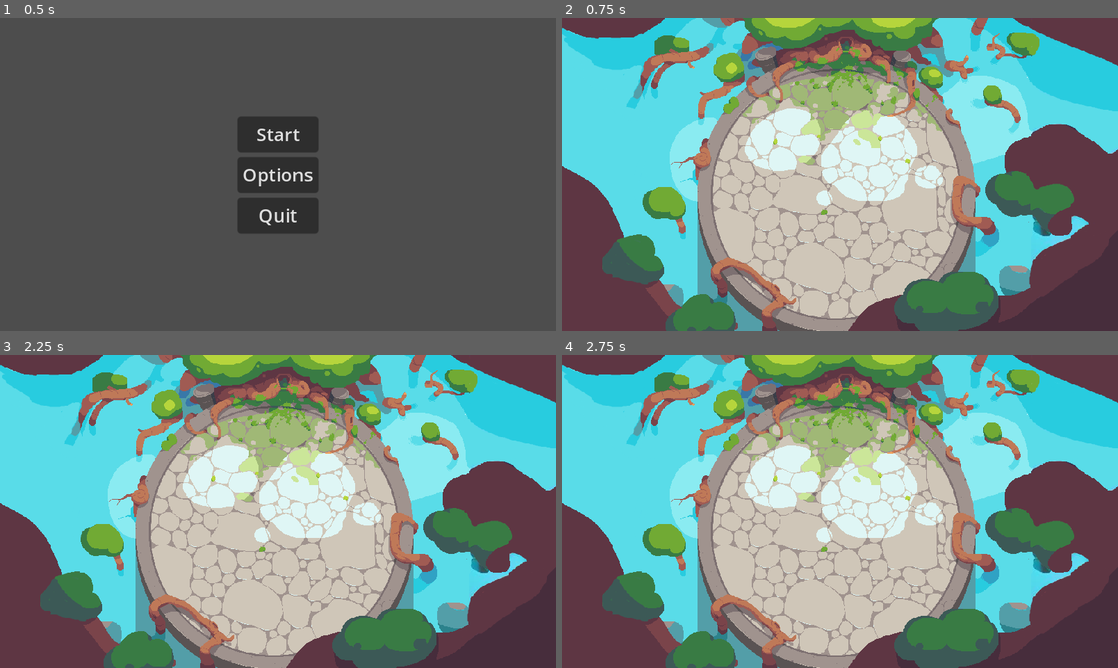
Above: before the commit, frames 1-4 (two rows, left to right).
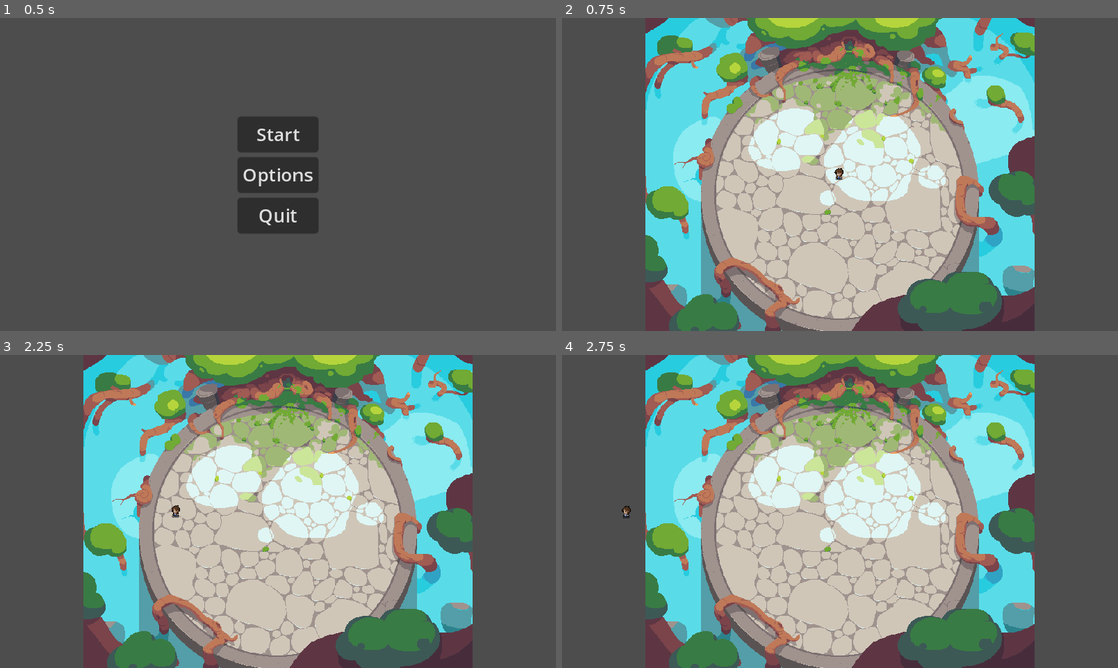
Above: after the commit, the same moments.

Repository: VanillaIceCube/Yokozuna-Ring-Warriors
Game: Godot game, scene res://menus/main_menu.tscn
Same seed, same stepped clock (60 frames per second), same inputs: the game is played once before the commit and once after it.
Inputs:
- Up to frame 1 (0.5 s): no input
- Up to frame 2 (0.75 s): click "Start" at 0.5 s
- Up to frame 3 (2.25 s): tap Enter at 1.25 s; tap Space at 2 s; hold F (character_knockback) from 2.03 s (still down)
- Up to frame 4 (2.75 s): keep holding F (character_knockback)

Frame 1 is identical in both runs. In frame 2, 33% of the frame differs, in the area x 0-100%, y 0-100%; in frame 3, 33%; in frame 4, 33%.
Error after the commit: Parse Error: Identifier "Attack" not declared in the current scope. (res://character_components/SlashScript.gd:24)

Commit message:
Revert "art work expanded"
This reverts commit a0fbbf9bff4c6b676f6aadbf4a02653c82204b82.

Diff:
--- a/arenas/Empty_Arena.gd
+++ /dev/null
@@ -1,5 +0,0 @@
-extends Node
-
-func _ready():
-	var node = preload("res://arenas/Arena_01.tscn").instantiate()
-	add_child(node)
--- a/arenas/Empty_Arena.tscn
+++ /dev/null
@@ -1,9 +0,0 @@
-[gd_scene load_steps=2 format=3 uid="uid://dwvaofg0upxsb"]
-
-[ext_resource type="Script" path="res://arenas/Empty_Arena.gd" id="1_k7nhm"]
-
-[node name="Empty Arena" type="Node"]
-script = ExtResource("1_k7nhm")
-
-[node name="Camera2D" type="Camera2D" parent="."]
-zoom = Vector2(0.5, 0.5)
--- a/arenas/arena_01.tscn
+++ b/arenas/arena_01.tscn
@@ -1,6 +1,8 @@
-[gd_scene load_steps=3 format=3 uid="uid://poceglpx5tcu"]
+[gd_scene load_steps=5 format=3 uid="uid://poceglpx5tcu"]
 
-[ext_resource type="Texture2D" uid="uid://dihdfa7r81n5d" path="res://assets/zughy2/Arena_ai_expanded_manual_edit_02.png" id="1_lcq7o"]
+[ext_resource type="Texture2D" uid="uid://d1nns02mmgn2r" path="res://assets/zughy2/Boss arena.png" id="1_dfc0p"]
+[ext_resource type="PackedScene" uid="uid://myhebkgy4qk3" path="res://characters/Yokotuna.tscn" id="4_1uht4"]
+[ext_resource type="PackedScene" uid="uid://car4covadduuu" path="res://game_objects/TunaSpawner.tscn" id="4_i1jqk"]
 
 [sub_resource type="CircleShape2D" id="CircleShape2D_ub7el"]
 radius = 242.002
@@ -9,10 +11,20 @@
 
 [node name="Sprite2D" type="Sprite2D" parent="."]
 z_index = -1
-texture = ExtResource("1_lcq7o")
+texture = ExtResource("1_dfc0p")
 
 [node name="Area2D" type="Area2D" parent="."]
 
 [node name="CollisionShape2D" type="CollisionShape2D" parent="Area2D"]
 position = Vector2(1, 33)
 shape = SubResource("CircleShape2D_ub7el")
+
+[node name="Camera2D" type="Camera2D" parent="."]
+zoom = Vector2(0.5, 0.5)
+
+[node name="YokoTuna" parent="." groups=["Yoko"] instance=ExtResource("4_1uht4")]
+position = Vector2(-1, -9)
+
+[node name="TunaSpawner" parent="." instance=ExtResource("4_i1jqk")]
+
+[connection signal="body_exited" from="Area2D" to="YokoTuna" method="_on_area_2d_body_exited"]
--- a/menus/main_menu.gd
+++ b/menus/main_menu.gd
@@ -2,7 +2,7 @@
 
 
 func _on_start_button_pressed():
-	get_tree().change_scene_to_file("res://arenas/Empty_Arena.tscn")
+	get_tree().change_scene_to_file("res://arenas/Arena_01.tscn")
 
 
 func _on_options_button_pressed():
Binary file removed: assets/zughy2/Arena_ai_expanded.jpg
Not shown, removed: assets/zughy2/Arena_ai_expanded.jpg.import
Binary file removed: assets/zughy2/Arena_ai_expanded.png
Not shown, removed: assets/zughy2/Arena_ai_expanded.png.import
Binary file removed: assets/zughy2/Arena_ai_expanded_manual_edit.jpg
Not shown, removed: assets/zughy2/Arena_ai_expanded_manual_edit.jpg.import
Binary file removed: assets/zughy2/Arena_ai_expanded_manual_edit.png
Not shown, removed: assets/zughy2/Arena_ai_expanded_manual_edit.png.import
Binary file removed: assets/zughy2/Arena_ai_expanded_manual_edit_02.png
Not shown, removed: assets/zughy2/Arena_ai_expanded_manual_edit_02.png.import
Binary file removed: assets/zughy2/Arena_ai_expanded_upscaled.jpg
Not shown, removed: assets/zughy2/Arena_ai_expanded_upscaled.jpg.import
(and 2 more such lines)
